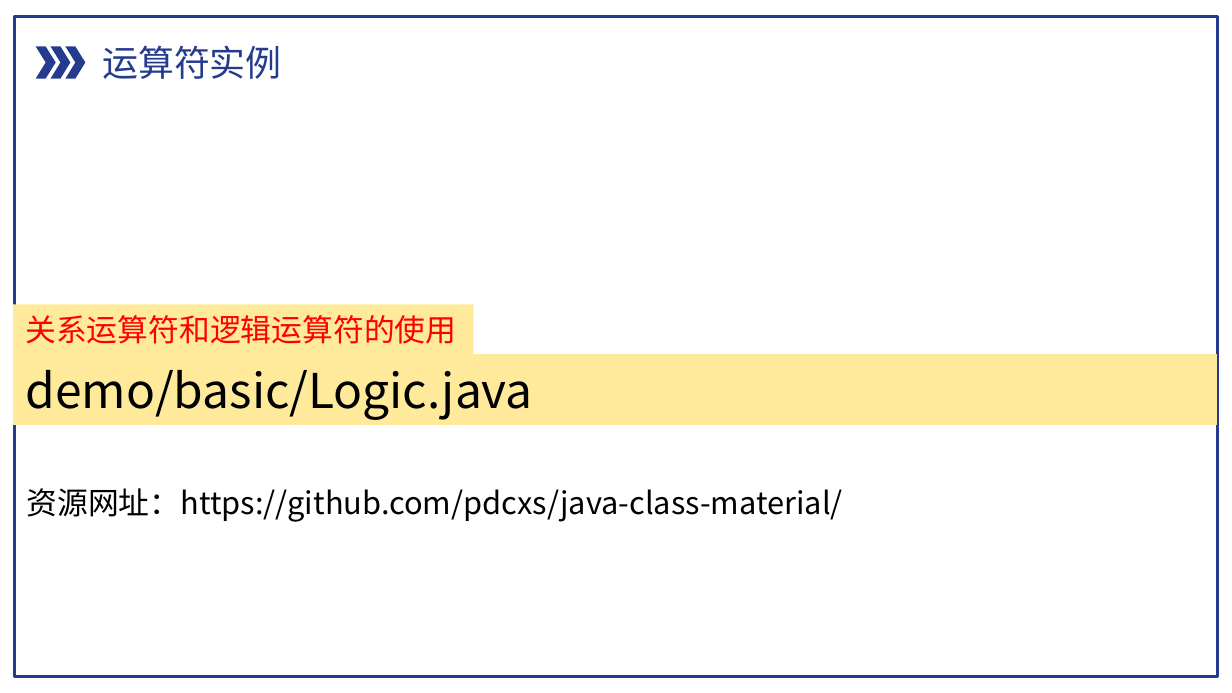
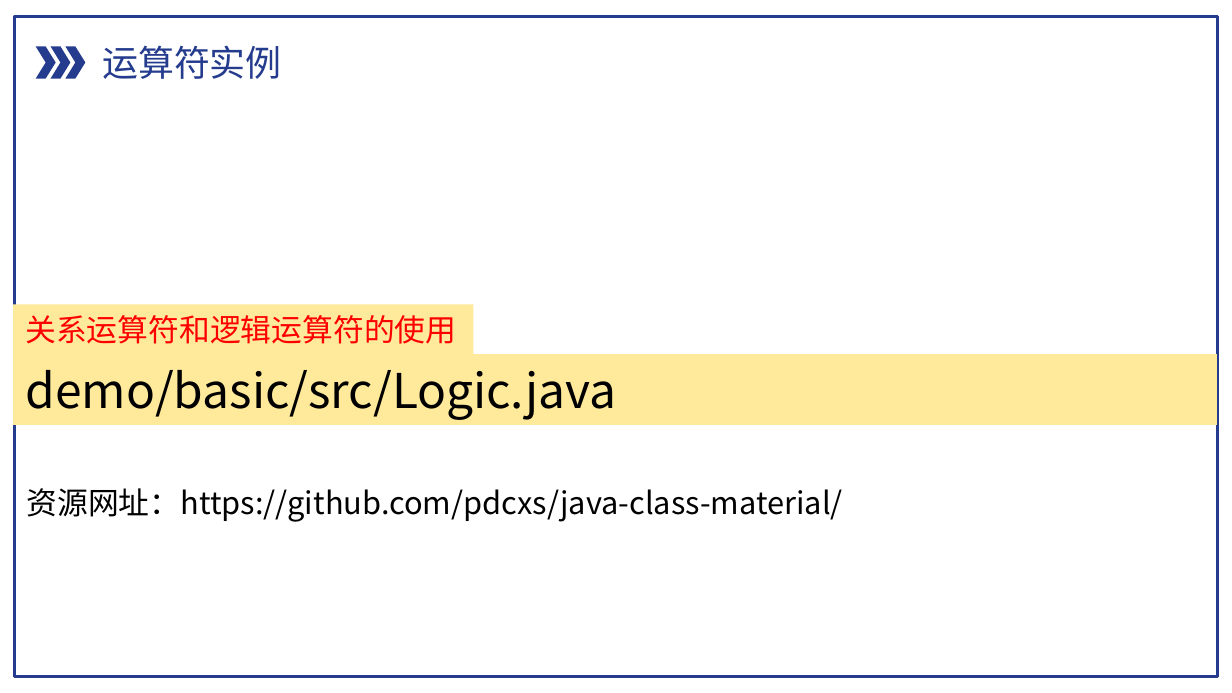
Before and after one commit to pdcxs/java-class-material, a slide deck: slide 23 of slides/02-Java语言基础.pptx. Drawn at 1232x693 pixels with LibreOffice and Linux fonts; fonts in the diff are those of the drawing. Boxes give left, top, right and bottom in pixels: in the first picture for what was removed or moved away, otherwise in the second. Text is boxed around its words. In the diff, an @@ line names an element or a change of style, - is before the commit and + after.

```diff
--- a/slides/02-Java语言基础.pptx
+++ b/slides/02-Java语言基础.pptx
@@ text in rectangle at [26,370,617,419]: text changed @@
-demo/basic/Logic.java
+demo/basic/src/Logic.java
```
Also in this commit, not shown: 4 other slides changed, 23 other files.
